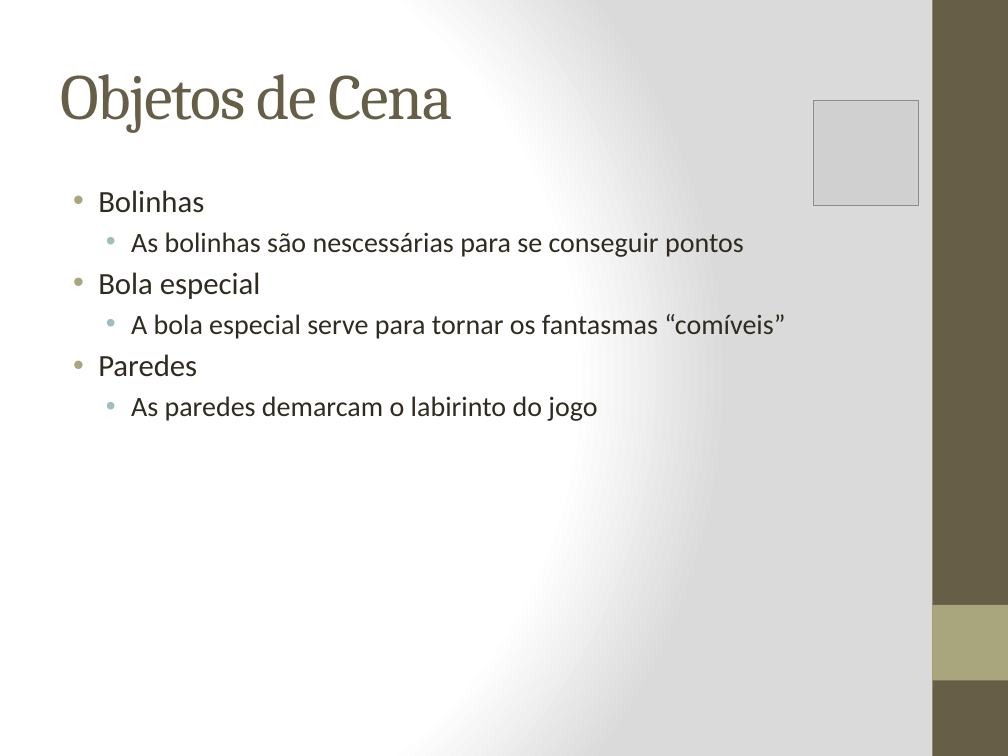
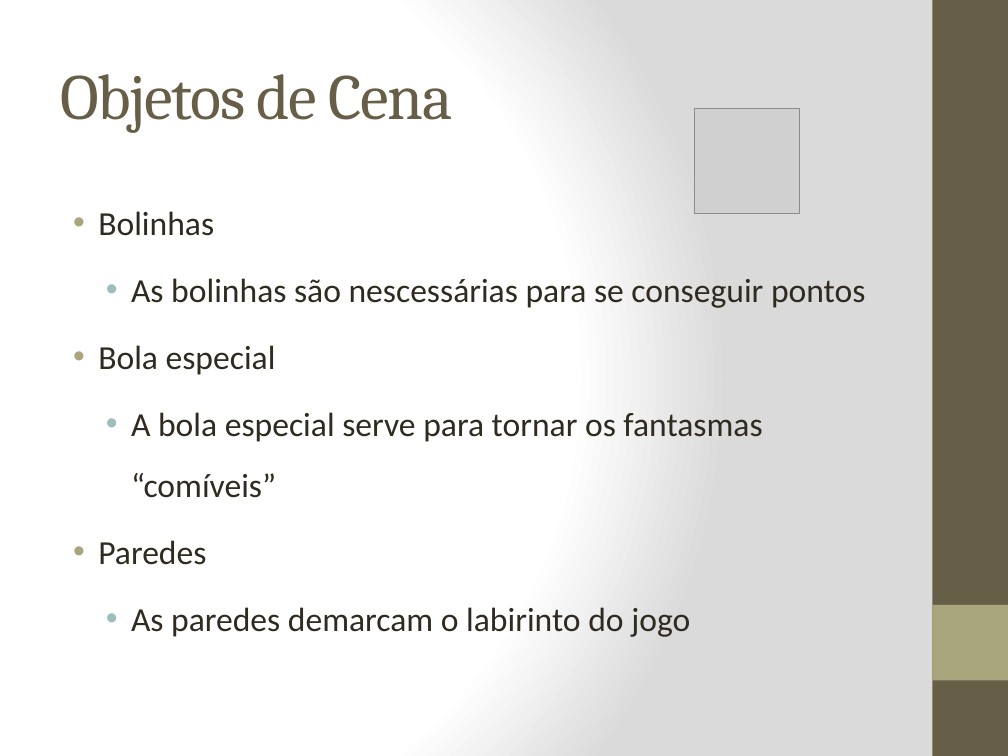
Before and after one commit to Ziul/glmaze, a slide deck: slide 6 of Apresentação/PacMan 3D.pptx. Drawn at 1008x756 pixels with LibreOffice and Linux fonts; fonts in the diff are those of the drawing; grey boxes stand for pictures. Boxes give left, top, right and bottom in pixels: in the first picture for what was removed or moved away, otherwise in the second. Text is boxed around its words. In the diff, an @@ line names an element or a change of style, - is before the commit and + after.

```diff
--- a/Apresentação/PacMan 3D.pptx
+++ b/Apresentação/PacMan 3D.pptx
@@ picture: place and size @@
-picture at [813,100,918,205]
+picture at [695,108,799,213]
@@ text "Bolinhas" at [98,211,866,637]: size 22 to 24 pt in "Bolinhas", "Bola especial", "Paredes"; size 20 to 24 pt in "As bolinhas são nescessárias para se conseguir ...", "A bola especial serve para tornar os ...", "As paredes demarcam o labirinto do jogo"; line spacing 1 to 1.5 @@
```
Also in this commit, not shown: 11 other slides changed.
